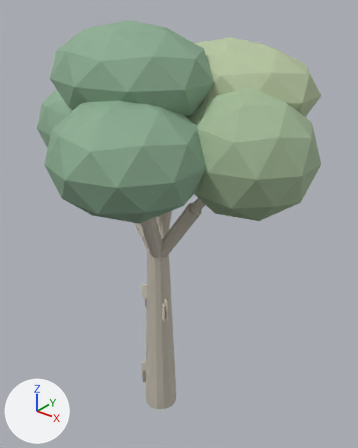
The glTF model public/models/xinhua-road/plane-tree-a.glb as it was, and as the next commit left it.
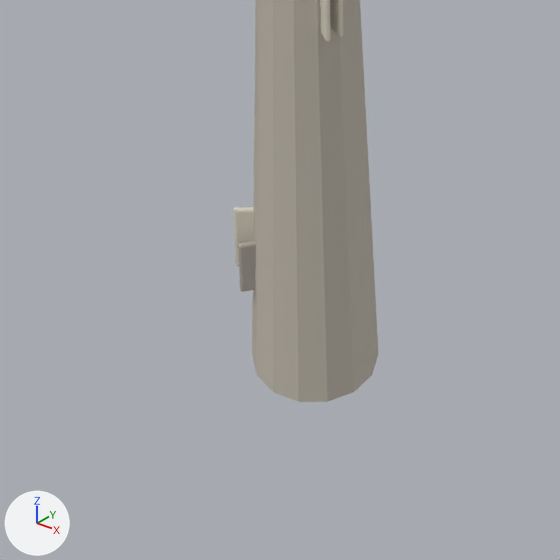
Each version is shown whole from a 50 mm camera at (6.71, -7.6, 10.15) aimed at (0.29, 0.43, 5.17), then close up on the part from 24% to 62% of the width and 69% to 100% of the height. Lighting does not change. The marker at lower left points along +X, +Y and +Z. The first two pictures are the older version. Vertices at exactly the same position are counted once.

Names of what the first close-up shows: 'plane-tree-a'.
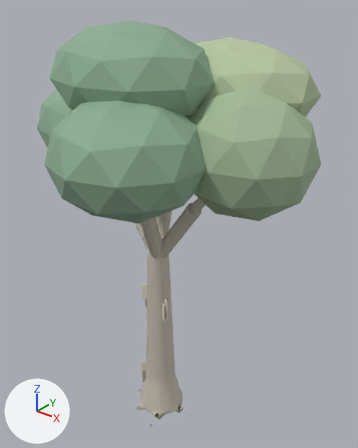
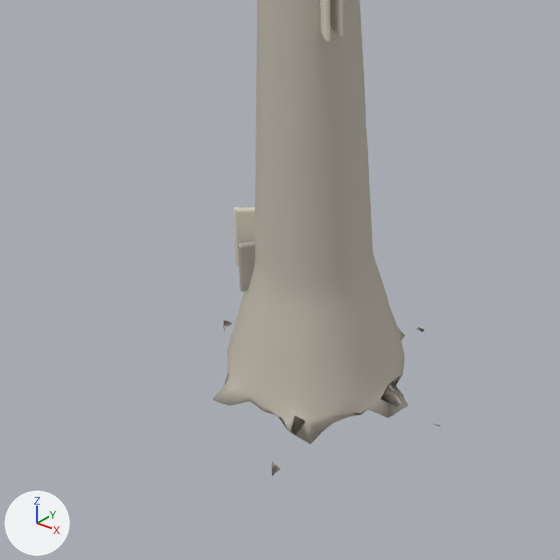
Where the newer file only moved an object's origin or applied its transform, the numbers keep the older frame.

What differs and where, as boxes (x1, y1, x2, y2) in the close-ups (560 x 560 px):
'plane-tree-a', reshaped: before (233, 0, 378, 402); after (213, 0, 441, 476)
part 1 of me_cone, rebuilt: before (252, 0, 378, 402); after (213, 0, 408, 444)
part 2 of me_cone, added: after (223, 320, 232, 330)
part 3 of me_cone, added: after (271, 462, 280, 476)

Patch to the scene script:
```diff
--- a/public/models/xinhua-road/plane-tree-a.glb.py
+++ b/public/models/xinhua-road/plane-tree-a.glb.py
@@ me_cone @@
 # used by ob_plane_tree_a; location = (0.0, 0.0, 2.3)
 # verts and faces of me_cone; kept vertices keep their numbers, new ones are numbered from 1149
-me_cone.from_pydata(...)  # 1149 vertices, 2162 faces; spans x -3.52..3.54, y -3.05..2.89, z -2.3..7.26
+me_cone.from_pydata(...)  # 2371 vertices, 4590 faces; spans x -3.52..3.54, y -3.05..2.89, z -2.42..7.26
+# me_cone part 1: the loose piece of 28 vertices spanning x -0.41..0.41, y -0.42..0.42, z -2.3..2.3 is rebuilt with 1218 vertices and now spans x -0.62..0.74, y -0.68..0.68, z -2.37..2.3
+# me_cone part 2
+verts[1149] = (-0.68, -0.08, -2.38)  # pixel (231, 323)
+verts[1150] = (-0.72, -0.12, -2.42)  # pixel (223, 327)
+verts[1151] = (-0.68, -0.16, -2.38)  # pixel (224, 329)
+verts[1152] = (-0.75, -0.09, -2.39)  # pixel (223, 319)
+verts[1153] = (-0.75, -0.09, -2.39)  # pixel (223, 320)
+verts[1154] = (-0.68, -0.16, -2.38)  # pixel (224, 330)
+verts[1155] = (-0.71, -0.12, -2.42)  # pixel (224, 328)
+verts[1156] = (-0.68, -0.08, -2.38)  # pixel (232, 323)
+faces += [(1150, 1152, 1151), (1149, 1150, 1151), (1150, 1153, 1154), (1149, 1153, 1150), (1149, 1151, 1155), (1149, 1155, 1153)]  # mat_梧桐树皮 (light grey #c4bdaf)
+faces += [(1153, 1155, 1156), (1153, 1156, 1154), (1151, 1152, 1156), (1151, 1156, 1155), (1150, 1156, 1152), (1150, 1154, 1156)]  # mat_梧桐树皮 (light grey #c4bdaf)
+# me_cone part 3
+verts[1157] = (0.4, -0.8, -2.38)  # pixel (280, 468)
+verts[1158] = (0.36, -0.84, -2.42)  # pixel (271, 473)
+verts[1159] = (0.39, -0.87, -2.39)  # pixel (272, 475)
+verts[1160] = (0.32, -0.8, -2.38)  # pixel (271, 461)
+verts[1161] = (0.32, -0.8, -2.38)  # pixel (271, 461)
+verts[1162] = (0.39, -0.87, -2.39)  # pixel (272, 475)
+verts[1163] = (0.36, -0.84, -2.42)  # pixel (272, 473)
+verts[1164] = (0.4, -0.8, -2.38)  # pixel (280, 468)
+faces += [(1158, 1160, 1159), (1157, 1158, 1159), (1158, 1161, 1162), (1157, 1161, 1158), (1157, 1159, 1163), (1157, 1163, 1161)]  # mat_梧桐树皮 (light grey #c4bdaf)
+faces += [(1161, 1163, 1164), (1161, 1164, 1162), (1159, 1160, 1164), (1159, 1164, 1163), (1158, 1164, 1160), (1158, 1162, 1164)]  # mat_梧桐树皮 (light grey #c4bdaf)
+# other edits to the shape of me_cone do not show in these pictures
 me_cone.materials.append(mat_梧桐树皮)
```
